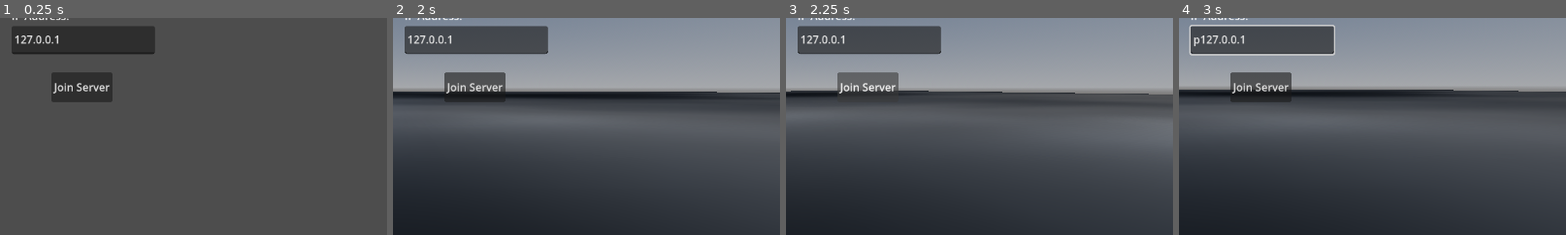
Above: before the commit, frames 1-4 (left to right).
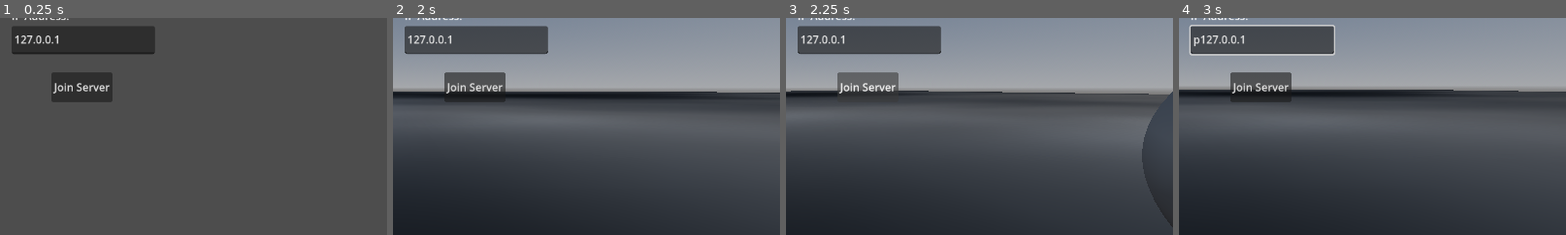
Above: after the commit, the same moments.

Repository: yeet230/Multiplayer-FPS
Game: Godot game, scene res://game.tscn
Two runs of this game, one before a commit and one after it. Both use one fixed random seed, a clock stepped at 60 frames per second and the inputs below.
Inputs (mouse positions are % of the whole screen's width and height, from its top left):
- Up to frame 1 (0.25 s): no input
- Up to frame 2 (2 s): tap Enter (ui_accept) at 0.5, 0.77 s; move the mouse to (72, 45) at 0.52 s; hold Right (ui_right) 0.53-1.25 s; hold P (ballTest, bound only after the commit) 0.53-1.25 s; click "Host Server" at 1.25 s
- Up to frame 3 (2.25 s): click "Join Server" at 2 s
- Up to frame 4 (3 s): move the mouse to (45, 50) at 2.77 s; hold Up (ui_up) from 2.78 s (still down); tap P (ballTest, bound only after the commit) at 2.85 s
The pictures show only the part of the screen within x 50-100%, y 34-84%; the shares and areas given below are measured in that part.

Frames 1-2 are identical in both runs. In frame 3, 1.5% of the frame differs, in the area x 91-100%, y 33-97%; in frame 4, nothing differs.

Commit message:
balls again

Diff:
--- a/Main.gd
+++ b/Main.gd
@@ -1,6 +1,7 @@
 extends Node3D
 
-#@export var level = preload("uid://bapqs3cu7phex")
+const BALL = preload("uid://b0s1t7orvau07")
+
 
 func _ready() -> void:
 	MultiplayerManager.serverCreated.connect(_spawn_level)
@@ -15,3 +16,13 @@
 
 
 	%LevelContainer.add_child(ResourceLoader.load(path).instantiate())
+
+func _input(event: InputEvent) -> void:
+	if event.is_action_pressed("ballTest"):
+		_spawn_ball()
+
+func _spawn_ball() -> void:
+	var balls = BALL.instantiate() as RigidBody3D
+	add_child(balls)
+	balls.global_position = Vector3.ZERO
+	balls.global_position.y += 10
--- a/Player.gd
+++ b/Player.gd
@@ -1,6 +1,7 @@
 extends CharacterBody3D
+signal spawnBall(pos : Vector3)
+
 const BALL = preload("uid://b0s1t7orvau07")
-
 
 const SPEED = 5.0
 const JUMP_VELOCITY = 4.5
@@ -40,12 +41,12 @@
 	if !is_multiplayer_authority(): return
 	if event is InputEventMouseMotion:
 		look_around(event.relative)
-	if event.is_action("ui_cancel"):
-		spawn_ball()
+	if event.is_action_pressed("ui_cancel"):
+		Input.mouse_mode = Input.MOUSE_MODE_VISIBLE
 
 func spawn_ball() -> void:
-	var balls = BALL.instantiate()
-	get_tree().call_deferred("add_child", balls)
+	spawnBall.emit(global_position)
+
 
 func look_around(relative : Vector2) -> void:
 	rotate_y(-relative.x * SENS)
--- a/game.tscn
+++ b/game.tscn
@@ -7,7 +7,7 @@
 script = ExtResource("1_80nbo")
 
 [node name="LevelSpawner" type="MultiplayerSpawner" parent="." unique_id=1899468467]
-_spawnable_scenes = PackedStringArray("uid://bapqs3cu7phex")
+_spawnable_scenes = PackedStringArray("uid://bapqs3cu7phex", "uid://b0s1t7orvau07")
 spawn_path = NodePath("../LevelContainer")
 
 [node name="LevelContainer" type="Node" parent="." unique_id=464994538]
--- a/project.godot
+++ b/project.godot
@@ -19,6 +19,14 @@
 
 MultiplayerManager="*uid://bicdpd65gba0u"
 
+[input]
+
+ballTest={
+"deadzone": 0.2,
+"events": [Object(InputEventKey,"resource_local_to_scene":false,"resource_name":"","device":-1,"window_id":0,"alt_pressed":false,"shift_pressed":false,"ctrl_pressed":false,"meta_pressed":false,"pressed":false,"keycode":0,"physical_keycode":80,"key_label":0,"unicode":112,"location":0,"echo":false,"script":null)
+]
+}
+
 [physics]
 
 3d/physics_engine="Jolt Physics"
